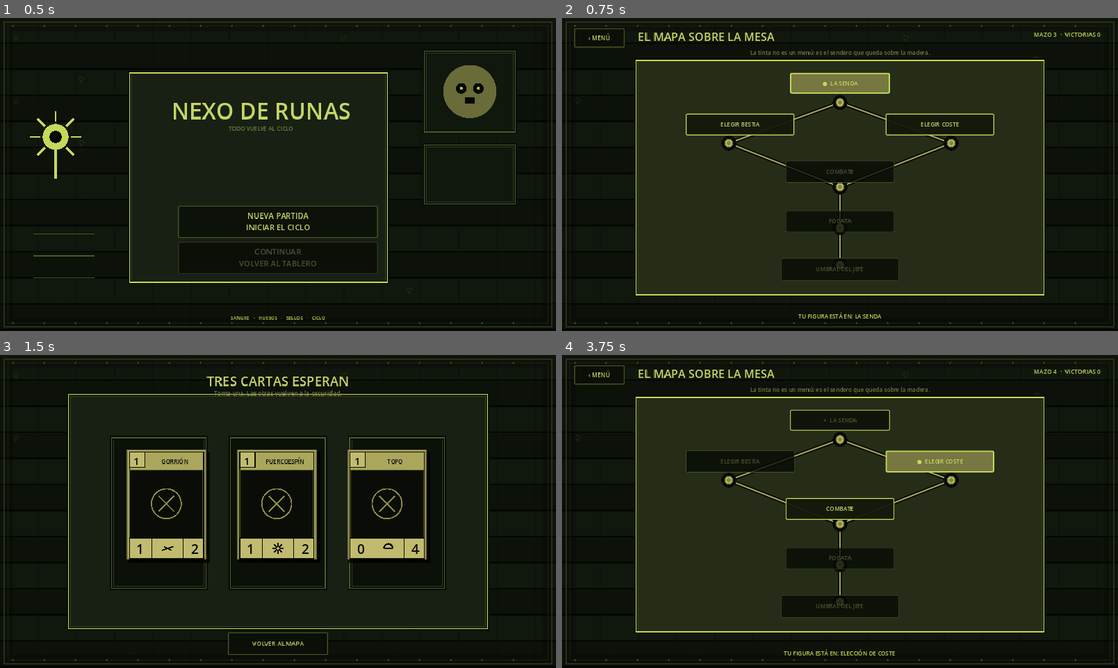
Above: before the commit, frames 1-4 (two rows, left to right).
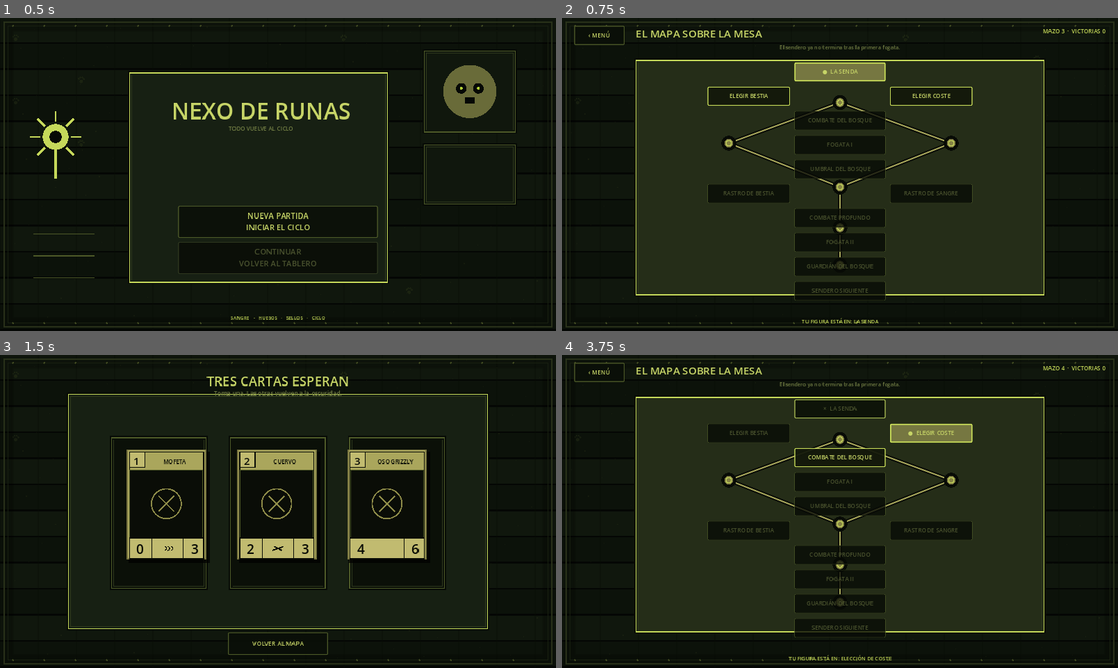
Above: after the commit, the same moments.

Repository: LoloscarPrr/Nexo-de-runas-v2
Game: Godot game, scene res://scenes/main.tscn
Two runs of this game, one before a commit and one after it. Both use one fixed random seed, a clock stepped at 60 frames per second and the inputs below.
Inputs (mouse positions are in pixels of both pictures, inside the frame that each line leads up to):
- Up to frame 1 (0.5 s): no input
- Up to frame 2 (0.75 s): click "NUEVA PARTIDA INICIAR EL CICLO" at 0.5 s
- Up to frame 3 (1.5 s): click "ELEGIR BESTIA" at 1.25 s
- Up to frame 4 (3.75 s): click "VOLVER AL MAPA" at 2 s; click "ELEGIR COSTE" at 2.75 s; click (728, 505) at 3.52 s

Frame 1 is identical in both runs. In frame 2, 10% of the frame differs, in the area x 2-98%, y 2-98%; in frame 3, 0.4%; in frame 4, 13%.

Commit message:
Build interactive mockup campfire and extended route map

Diff:
--- a/scripts/ui/immersive_campaign_view.gd
+++ b/scripts/ui/immersive_campaign_view.gd
@@ -87,7 +87,7 @@
 		var start_x := 768.0 - total_w * 0.5
 		for index in range(hand_count):
 			var card := ImmersiveCardScript.new()
-			card.card = ImmersiveCatalogScript.find_by_id(battle_state.hand[index])
+			card.card = battle_state.card_for_id(battle_state.hand[index])
 			card.chosen = index == selected_hand_index
 			card.disabled = battle_state.needs_draw()
 			card.pressed.connect(_select_hand.bind(index))
@@ -158,29 +158,34 @@
 
 	var back := _small_button("‹ MENÚ", 116)
 	back.pressed.connect(_exit_to_menu)
-	_place(back, Rect2(28, 24, 116, 44))
-	_place(_label("EL MAPA SOBRE LA MESA", 26, I_INK, HORIZONTAL_ALIGNMENT_LEFT), Rect2(175, 24, 500, 38))
-	_place(_label("MAZO %d  ·  VICTORIAS %d" % [state.deck_ids.size(), state.victories], 14, I_AMBER, HORIZONTAL_ALIGNMENT_RIGHT), Rect2(vw - 380, 28, 340, 34))
-	_place(_label("La tinta no es un menú: es el sendero que queda sobre la madera.", 13, I_MUTED, HORIZONTAL_ALIGNMENT_CENTER), Rect2(vw * 0.25, 70, vw * 0.5, 30))
+	_place(back, Rect2(28, 18, 116, 40))
+	_place(_label("EL MAPA SOBRE LA MESA", 24, I_INK, HORIZONTAL_ALIGNMENT_LEFT), Rect2(170, 18, 470, 36))
+	_place(_label("MAZO %d  ·  VICTORIAS %d" % [state.deck_ids.size(), state.victories], 13, I_AMBER, HORIZONTAL_ALIGNMENT_RIGHT), Rect2(vw - 360, 21, 330, 32))
+	_place(_label("El sendero ya no termina tras la primera fogata.", 12, I_MUTED, HORIZONTAL_ALIGNMENT_CENTER), Rect2(vw * 0.28, 58, vw * 0.44, 25))
 
 	var cx := vw * 0.5
-	var top := 150.0
-	var usable := maxf(430.0, vh - 245.0)
-	var y0 := top
-	var y1 := top + usable * 0.20
-	var y2 := top + usable * 0.43
-	var y3 := top + usable * 0.67
-	var y4 := top + usable * 0.90
-	var branch_offset := minf(270.0, vw * 0.18)
-	_place(_physical_map_node("start", "LA SENDA"), Rect2(cx - 115, y0 - 24, 230, 48))
-	_place(_physical_map_node("choice_left", "ELEGIR BESTIA"), Rect2(cx - branch_offset - 125, y1 - 25, 250, 50))
-	_place(_physical_map_node("choice_right", "ELEGIR COSTE"), Rect2(cx + branch_offset - 125, y1 - 25, 250, 50))
-	_place(_physical_map_node("battle_1", "COMBATE"), Rect2(cx - 125, y2 - 25, 250, 50))
-	_place(_physical_map_node("campfire_1", "FOGATA"), Rect2(cx - 125, y3 - 25, 250, 50))
-	_place(_physical_map_node("gate_1", "UMBRAL DEL JEFE"), Rect2(cx - 135, y4 - 26, 270, 52))
+	var branch_offset := minf(210.0, vw * 0.17)
+	var y0 := 102.0
+	var pitch := minf(56.0, maxf(45.0, (vh - 170.0) / 9.0))
+	var node_h := 38.0
+	var branch_w := 190.0
+	var center_w := 210.0
+
+	_place(_physical_map_node("start", "LA SENDA"), Rect2(cx - center_w * 0.5, y0, center_w, node_h))
+	_place(_physical_map_node("choice_left", "ELEGIR BESTIA"), Rect2(cx - branch_offset - branch_w * 0.5, y0 + pitch, branch_w, node_h))
+	_place(_physical_map_node("choice_right", "ELEGIR COSTE"), Rect2(cx + branch_offset - branch_w * 0.5, y0 + pitch, branch_w, node_h))
+	_place(_physical_map_node("battle_1", "COMBATE DEL BOSQUE"), Rect2(cx - center_w * 0.5, y0 + pitch * 2.0, center_w, node_h))
+	_place(_physical_map_node("campfire_1", "FOGATA I"), Rect2(cx - center_w * 0.5, y0 + pitch * 3.0, center_w, node_h))
+	_place(_physical_map_node("gate_1", "UMBRAL DEL BOSQUE"), Rect2(cx - center_w * 0.5, y0 + pitch * 4.0, center_w, node_h))
+	_place(_physical_map_node("choice_2_left", "RASTRO DE BESTIA"), Rect2(cx - branch_offset - branch_w * 0.5, y0 + pitch * 5.0, branch_w, node_h))
+	_place(_physical_map_node("choice_2_right", "RASTRO DE SANGRE"), Rect2(cx + branch_offset - branch_w * 0.5, y0 + pitch * 5.0, branch_w, node_h))
+	_place(_physical_map_node("battle_2", "COMBATE PROFUNDO"), Rect2(cx - center_w * 0.5, y0 + pitch * 6.0, center_w, node_h))
+	_place(_physical_map_node("campfire_2", "FOGATA II"), Rect2(cx - center_w * 0.5, y0 + pitch * 7.0, center_w, node_h))
+	_place(_physical_map_node("boss_1", "GUARDIÁN DEL BOSQUE"), Rect2(cx - center_w * 0.5, y0 + pitch * 8.0, center_w, node_h))
+	_place(_physical_map_node("region_complete", "SENDERO SIGUIENTE"), Rect2(cx - center_w * 0.5, y0 + pitch * 9.0, center_w, node_h))
 
 	var current: Dictionary = state.get_node(state.current_node)
-	_place(_label("TU FIGURA ESTÁ EN: %s" % str(current.get("title", state.current_node)), 13, I_AMBER, HORIZONTAL_ALIGNMENT_CENTER), Rect2(vw * 0.33, vh - 43, vw * 0.34, 28))
+	_place(_label("TU FIGURA ESTÁ EN: %s" % str(current.get("title", state.current_node)), 12, I_AMBER, HORIZONTAL_ALIGNMENT_CENTER), Rect2(vw * 0.27, vh - 31, vw * 0.46, 24))
 
 func _show_choice(node_id: String) -> void:
 	_clear_screen()
@@ -190,11 +195,7 @@
 	var vh := maxf(viewport_size.y, 720.0)
 	_place(_label("TRES CARTAS ESPERAN", 30, I_INK, HORIZONTAL_ALIGNMENT_CENTER), Rect2(vw * 0.25, 38, vw * 0.5, 42))
 	_place(_label("Toma una. Las otras vuelven a la oscuridad.", 14, I_MUTED, HORIZONTAL_ALIGNMENT_CENTER), Rect2(vw * 0.25, 78, vw * 0.5, 30))
-	var ids: Array[String]
-	if node_id == "choice_left":
-		ids = ["gorrion", "puercoespin", "topo"]
-	else:
-		ids = ["zarigueya", "coyote", "vibora"]
+	var ids: Array[String] = _reward_choices("choice:%s" % node_id, 3)
 	var card_w := 190.0
 	var card_h := 260.0
 	var gap := minf(90.0, vw * 0.05)
@@ -213,15 +214,57 @@
 	var viewport_size := get_viewport_rect().size
 	var vw := maxf(viewport_size.x, 1280.0)
 	var vh := maxf(viewport_size.y, 720.0)
-	_place(_label("UNA FOGATA ENTRE LOS ÁRBOLES", 30, I_AMBER, HORIZONTAL_ALIGNMENT_CENTER), Rect2(vw * 0.22, 38, vw * 0.56, 44))
-	_place(_label("Las figuras del otro lado del fuego miran tu mazo con demasiado interés.", 14, I_MUTED, HORIZONTAL_ALIGNMENT_CENTER), Rect2(vw * 0.24, 83, vw * 0.52, 34))
-	var approach := _small_button("ACERCARTE AL FUEGO", 300)
-	approach.pressed.connect(_resolve_simple_node.bind(node_id))
-	approach.add_theme_stylebox_override("normal", _panel_style(Color(0.075, 0.095, 0.035, 0.92), I_AMBER, 2, 3))
-	_place(approach, Rect2(vw * 0.5 - 155, vh - 132, 310, 54))
-	var leave := _small_button("ALEJARTE", 220)
-	leave.pressed.connect(_show_map)
-	_place(leave, Rect2(vw * 0.5 - 110, vh - 70, 220, 44))
+
+	_place(_label("UNA FOGATA ENTRE LOS ÁRBOLES", 29, I_AMBER, HORIZONTAL_ALIGNMENT_CENTER), Rect2(vw * 0.20, 25, vw * 0.60, 42))
+	_place(_label("Elige una carta de tu mazo. El fuego puede fortalecerla.", 13, I_MUTED, HORIZONTAL_ALIGNMENT_CENTER), Rect2(vw * 0.22, 65, vw * 0.56, 30))
+
+	if selected_campfire_card_id.is_empty():
+		_place(_label("TOCA UNA CARTA Y COLÓCALA JUNTO AL FUEGO", 14, I_AMBER, HORIZONTAL_ALIGNMENT_CENTER), Rect2(vw * 0.30, 315, vw * 0.40, 30))
+	else:
+		var selected_card := ImmersiveCardScript.new()
+		selected_card.card = _campaign_card(selected_campfire_card_id)
+		selected_card.chosen = true
+		selected_card.disabled = true
+		_place(selected_card, Rect2(vw * 0.5 - 88, 135, 176, 242))
+
+		var buff: Dictionary = state.get_card_buff(selected_campfire_card_id)
+		var selected_data := _campaign_card(selected_campfire_card_id)
+		_place(_label("%s  ·  ATQ %d  ·  VIDA %d" % [
+			str(selected_data.get("name", selected_campfire_card_id)),
+			int(selected_data.get("atk", 0)),
+			int(selected_data.get("hp", 0))
+		], 13, I_INK, HORIZONTAL_ALIGNMENT_CENTER), Rect2(vw * 0.31, 382, vw * 0.38, 26))
+		_place(_label("MEJORAS: +%d ATQ  ·  +%d VIDA" % [int(buff.get("atk", 0)), int(buff.get("hp", 0))], 11, I_MUTED, HORIZONTAL_ALIGNMENT_CENTER), Rect2(vw * 0.34, 408, vw * 0.32, 24))
+
+		var atk_button := _small_button("+1 ATQ", 170)
+		atk_button.pressed.connect(_apply_campfire_upgrade.bind(node_id, "atk"))
+		atk_button.add_theme_stylebox_override("normal", _panel_style(Color(0.11, 0.055, 0.025, 0.94), I_AMBER, 2, 2))
+		_place(atk_button, Rect2(vw * 0.5 - 190, 438, 170, 42))
+
+		var hp_button := _small_button("+2 VIDA", 170)
+		hp_button.pressed.connect(_apply_campfire_upgrade.bind(node_id, "hp"))
+		hp_button.add_theme_stylebox_override("normal", _panel_style(Color(0.075, 0.095, 0.035, 0.94), I_AMBER, 2, 2))
+		_place(hp_button, Rect2(vw * 0.5 + 20, 438, 170, 42))
+
+	# El mazo físico queda disponible abajo para colocar otra carta en el fuego.
+	var deck_scroll := ScrollContainer.new()
+	deck_scroll.horizontal_scroll_mode = ScrollContainer.SCROLL_MODE_AUTO
+	deck_scroll.vertical_scroll_mode = ScrollContainer.SCROLL_MODE_DISABLED
+	_place(deck_scroll, Rect2(105, 492, vw - 210, 170))
+	var row := HBoxContainer.new()
+	row.add_theme_constant_override("separation", 10)
+	deck_scroll.add_child(row)
+	for card_id in state.deck_ids:
+		var card := ImmersiveCardScript.new()
+		card.card = _campaign_card(card_id)
+		card.chosen = card_id == selected_campfire_card_id
+		card.custom_minimum_size = Vector2(118, 160)
+		card.pressed.connect(_select_campfire_card.bind(node_id, card_id))
+		row.add_child(card)
+
+	var leave := _small_button("ALEJARTE", 190)
+	leave.pressed.connect(_leave_campfire)
+	_place(leave, Rect2(vw - 215, vh - 48, 190, 36))
 
 func _show_region_gate(node_id: String) -> void:
 	_clear_screen()
@@ -229,12 +272,16 @@
 	var viewport_size := get_viewport_rect().size
 	var vw := maxf(viewport_size.x, 1280.0)
 	var vh := maxf(viewport_size.y, 720.0)
-	_place(_label("ALGO TE ESPERA MÁS ADELANTE", 31, I_INK, HORIZONTAL_ALIGNMENT_CENTER), Rect2(vw * 0.22, 42, vw * 0.56, 44))
-	_place(_label("Desde la oscuridad llegan golpes de metal y una respiración que no es la tuya.", 14, I_MUTED, HORIZONTAL_ALIGNMENT_CENTER), Rect2(vw * 0.24, 88, vw * 0.52, 34))
-	var enter := _small_button("ACERCARTE AL UMBRAL", 320)
-	enter.pressed.connect(_resolve_simple_node.bind(node_id))
-	enter.add_theme_stylebox_override("normal", _panel_style(Color(0.035, 0.050, 0.025, 0.94), I_AMBER, 2, 3))
-	_place(enter, Rect2(vw * 0.5 - 160, vh - 127, 320, 54))
+	var is_region_end := node_id == "region_complete"
+	var title := "EL PRIMER TRAMO TERMINA AQUÍ" if is_region_end else "ALGO TE ESPERA MÁS ADELANTE"
+	var subtitle := "Derrotaste al Guardián del Bosque. El siguiente mapa será el próximo tramo de campaña." if is_region_end else "Cruza el umbral: todavía quedan cartas, otra fogata y un Guardián por delante."
+	_place(_label(title, 31, I_INK, HORIZONTAL_ALIGNMENT_CENTER), Rect2(vw * 0.18, 42, vw * 0.64, 44))
+	_place(_label(subtitle, 14, I_MUTED, HORIZONTAL_ALIGNMENT_CENTER), Rect2(vw * 0.20, 88, vw * 0.60, 42))
+	if not is_region_end:
+		var enter := _small_button("CRUZAR EL UMBRAL", 320)
+		enter.pressed.connect(_resolve_simple_node.bind(node_id))
+		enter.add_theme_stylebox_override("normal", _panel_style(Color(0.035, 0.050, 0.025, 0.94), I_AMBER, 2, 3))
+		_place(enter, Rect2(vw * 0.5 - 160, vh - 127, 320, 54))
 	var back := _small_button("VOLVER AL MAPA", 230)
 	back.pressed.connect(_show_map)
 	_place(back, Rect2(vw * 0.5 - 115, vh - 66, 230, 44))
@@ -273,7 +320,7 @@
 func _immersive_slot(unit, player_side: bool, lane: int) -> Button:
 	if unit != null:
 		var card := ImmersiveCardScript.new()
-		card.card = ImmersiveCatalogScript.find_by_id(str(unit.get("id", "")))
+		card.card = battle_state.card_for_id(str(unit.get("id", "")))
 		card.current_hp = int(unit.get("hp", 1))
 		card.current_atk = battle_state.attack_for_lane(player_side, lane)
 		card.marked = player_side and selected_sacrifices.has(lane)
